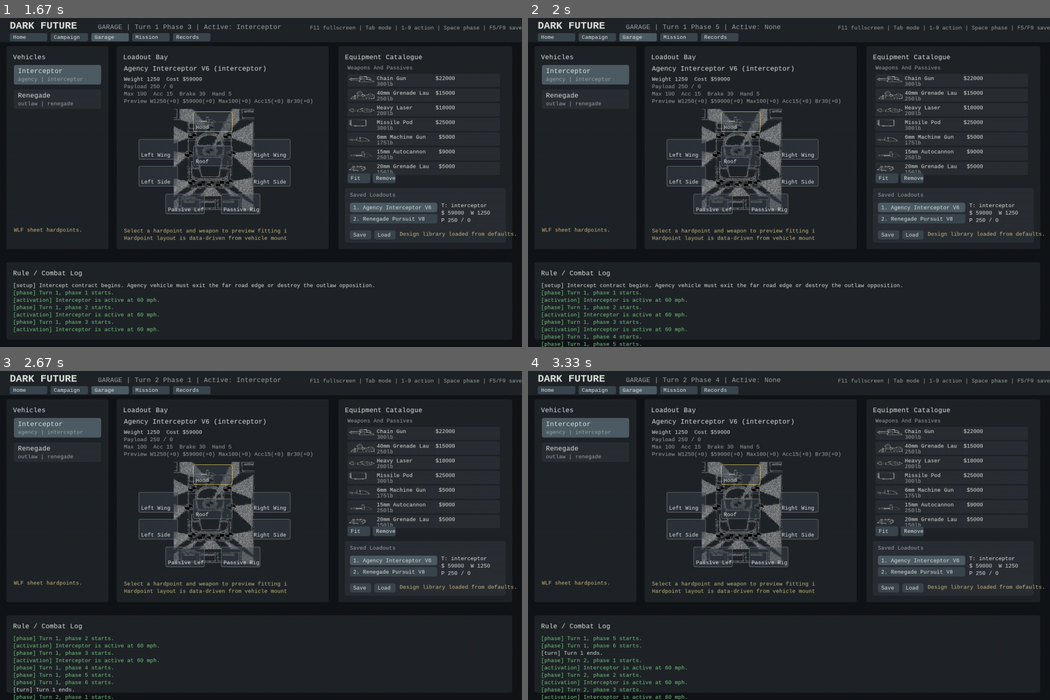
Above: before the commit, frames 1-4 (two rows, left to right).
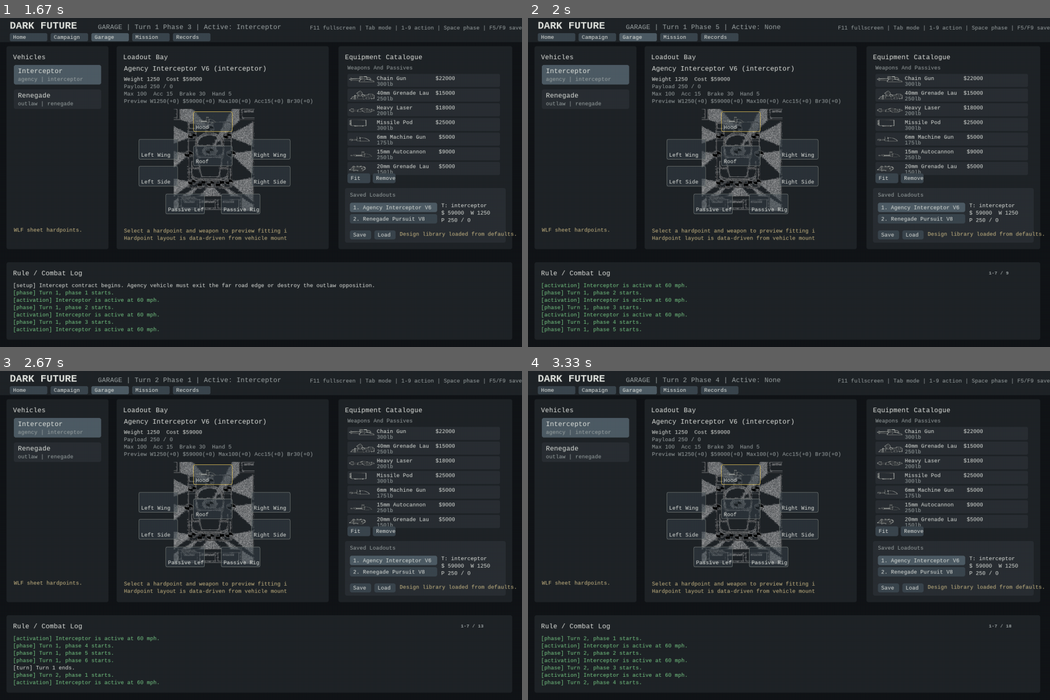
Above: after the commit, the same moments.

Repository: NiftyratZoho/DarkFuture
Game: pygame game, started from main.py
The game is run twice, just before and just after one commit, with the same random seed, the same clock (stepped at 60 frames per second) and the same inputs.
Inputs (mouse positions are in pixels of both pictures, inside the frame that each line leads up to):
- Up to frame 1 (1.67 s): click (261, 179) at 0.38 s; click (109, 37) at 0.72 s; tap Space at 1, 1.4 s
- Up to frame 2 (2 s): tap Space at 1.7, 1.9 s
- Up to frame 3 (2.67 s): tap Space at 2.23, 2.53 s
- Up to frame 4 (3.33 s): tap Space at 2.73, 3.03, 3.3 s

Frame 1 is identical in both runs. In frame 2, 0.8% of the frame differs, in the area x 2-93%, y 76-100%; in frame 3, 0.8%; in frame 4, 1.1%.

Commit message:
Fix shoot movement and log scrolling

Diff:
--- a/dark_future/engine.py
+++ b/dark_future/engine.py
@@ -96,6 +96,7 @@
     rocket_booster_mode: str | None = None
     rocket_booster_cruise_mph: int | None = None
     rocket_booster_disabled: bool = False
+    action_cancelled_this_phase: bool = False
 
     @property
     def lane_rows(self) -> tuple[int, int]:
@@ -395,6 +396,7 @@
 def start_phase(state: GameState) -> None:
     for vehicle in state.vehicles:
         vehicle.acted_this_phase = False
+        vehicle.action_cancelled_this_phase = False
     state.logs.append(LogEntry(f"Turn {state.turn}, phase {state.phase} starts.", "phase", PHASE_SOURCE))
     choose_next_actor(state)
 
@@ -702,6 +704,7 @@
     )
     if result.speed_loss_mph:
         vehicle.mph = max(0, vehicle.mph - result.speed_loss_mph)
+        vehicle.action_cancelled_this_phase = True
         state.logs.append(
             LogEntry(
                 f"{vehicle.label} panic brakes to {vehicle.mph} mph.",
@@ -711,6 +714,7 @@
         )
     if result.control_lost:
         vehicle.control_state = "out_of_control"
+        vehicle.action_cancelled_this_phase = True
         state.logs.append(
             LogEntry(
                 f"{vehicle.label} loses control.",
@@ -1132,11 +1136,12 @@
     return damage
 
 
-def apply_shoot(state: GameState, shooter: Vehicle) -> None:
+def apply_shoot(state: GameState, shooter: Vehicle, *, finish_activation: bool = True) -> None:
     targets = shoot_targets(state, shooter)
     if not targets:
         state.logs.append(LogEntry(f"{shooter.label} has no target in its forward corridor.", "shoot", SHOOT_SOURCE))
-        _finish_activation(state, shooter)
+        if finish_activation:
+            _finish_activation(state, shooter)
         return
     target = min(targets, key=lambda item: _distance_spaces(state, shooter, item))
     hit_roll = state.dice.d6()
@@ -1160,7 +1165,8 @@
         )
     else:
         state.logs.append(LogEntry(f"{shooter.label} misses.", "shoot", SHOOT_SOURCE))
-    _finish_activation(state, shooter)
+    if finish_activation:
+        _finish_activation(state, shooter)
 
 
 def resolve_ram(state: GameState, rammer: Vehicle, target: Vehicle) -> None:
@@ -1375,9 +1381,6 @@
             vehicle.mph = max(0, vehicle.mph - 10)
             state.logs.append(LogEntry(f"{vehicle.label} remains out of control ({result.effect}) and slows to {vehicle.mph} mph.", "control-loss", HAZARD_SOURCE))
         _finish_activation(state, vehicle)
-        return
-    if action_id == "shoot":
-        apply_shoot(state, vehicle)
         return
     if action_id == "drop_oil":
         drop_marker(state, vehicle, "oil")
@@ -1501,6 +1504,11 @@
     )
     check_passive_markers_on_exit(state, vehicle, old[0], old[1], old[2])
     check_movement_hazards(state, vehicle, action_id, old_section=old[0], old_lane_pair=old[2])
+    if action_id == "shoot":
+        if vehicle.control_state == "controlled" and not vehicle.action_cancelled_this_phase:
+            apply_shoot(state, vehicle, finish_activation=False)
+        else:
+            state.logs.append(LogEntry(f"{vehicle.label}'s shooting action is cancelled by hazards.", "shoot", SHOOT_SOURCE))
     _finish_activation(state, vehicle)
 
 
--- a/dark_future/ui_pygame.py
+++ b/dark_future/ui_pygame.py
@@ -145,6 +145,7 @@
         self.selected_catalog_id: str | None = None
         self.selected_design_index = 0
         self.board_zoom = 1.0
+        self.log_scroll = 0
         self.design_specs = self._default_design_specs()
         self.design_status = "Design library loaded from defaults."
         self.ui_status = "Choose Mission, then click an action button or press 1-9."
@@ -238,7 +239,9 @@
                     self._apply_game_action(self.action_buttons[index].action_id)
         elif event.type == pygame.MOUSEWHEEL:
             pos = pygame.Vector2(self._display_to_canvas(pygame.mouse.get_pos()))
-            if self._board_view_rect().collidepoint(pos) and self._current_screen() in {"tactical", "debug"}:
+            if self._log_rect().collidepoint(pos) and self._current_screen() not in {"home", "mission_menu", "mission_new", "mission_load"}:
+                self._scroll_log(event.y)
+            elif self._board_view_rect().collidepoint(pos) and self._current_screen() in {"tactical", "debug"}:
                 self._zoom_board(event.y)
         elif event.type == pygame.VIDEORESIZE:
             self.display = pygame.display.set_mode(event.size, pygame.RESIZABLE)
@@ -1109,13 +1112,42 @@
             self.screen.blit(self.small.render(line, True, COLORS["debug"]), (x + 16, 500 + i * 22))
 
     def _draw_log(self) -> None:
-        log = build_log_model(self.state)
-        pygame.draw.rect(self.screen, COLORS["panel"], (16, LOG_Y, 1240, 190), border_radius=4)
+        log = build_log_model(self.state, limit=len(self.state.logs))
+        rect = self._log_rect()
+        pygame.draw.rect(self.screen, COLORS["panel"], rect, border_radius=4)
         self.screen.blit(self.font.render(log.title, True, COLORS["text"]), (32, LOG_Y + 18))
-        for i, entry in enumerate(log.entries):
+        entries = self._visible_log_entries(log.entries)
+        previous_clip = self.screen.get_clip()
+        self.screen.set_clip(rect)
+        for i, entry in enumerate(entries):
             color = COLORS["debug"] if entry.kind in {"phase", "activation"} else COLORS["text"]
             text = f"[{entry.kind}] {entry.message}"
             self.screen.blit(self.small.render(text[:148], True, color), (32, LOG_Y + 50 + i * 18))
+        self.screen.set_clip(previous_clip)
+        if self._max_log_scroll(log.entries) > 0:
+            position = f"{self.log_scroll + 1}-{self.log_scroll + len(entries)} / {len(log.entries)}"
+            self.screen.blit(self.tiny.render(position, True, COLORS["muted"]), (1130, LOG_Y + 20))
+
+    def _log_rect(self) -> pygame.Rect:
+        return pygame.Rect(16, LOG_Y, 1240, 190)
+
+    def _log_visible_line_count(self) -> int:
+        return 7
+
+    def _max_log_scroll(self, entries) -> int:
+        return max(0, len(entries) - self._log_visible_line_count())
+
+    def _scroll_log(self, wheel_delta: int) -> None:
+        max_scroll = self._max_log_scroll(self.state.logs)
+        self.log_scroll = max(0, min(max_scroll, self.log_scroll + wheel_delta))
+
+    def _visible_log_entries(self, entries):
+        visible = self._log_visible_line_count()
+        max_scroll = self._max_log_scroll(entries)
+        self.log_scroll = max(0, min(max_scroll, self.log_scroll))
+        end = len(entries) - self.log_scroll
+        start = max(0, end - visible)
+        return entries[start:end]
 
     def _present(self) -> None:
         display_w, display_h = self.display.get_size()
--- a/tests/test_engine.py
+++ b/tests/test_engine.py
@@ -357,22 +357,45 @@
         state = new_game()
         agency = vehicle_by_id(state, "agency-1")
         outlaw = vehicle_by_id(state, "outlaw-1")
-        outlaw.section = agency.section + 1
-        outlaw.space = agency.space
+        outlaw.section = agency.section
+        outlaw.space = agency.space + 2
         outlaw.lane_pair = agency.lane_pair
         state.dice.queue = [5, 6]
 
         apply_action(state, "shoot")
 
+        self.assertEqual((agency.section, agency.space), (1, 2))
         self.assertLess(outlaw.damage, 18)
         self.assertTrue(any(entry.kind == "damage" for entry in state.logs))
 
+    def test_shooting_is_cancelled_if_movement_hazard_causes_control_loss(self):
+        state = new_game()
+        agency = vehicle_by_id(state, "agency-1")
+        outlaw = vehicle_by_id(state, "outlaw-1")
+        agency.section = 3
+        agency.space = 1
+        agency.lane_pair = 1
+        agency.mph = 90
+        agency.handling = 0
+        agency.driver_skill = 0
+        outlaw.section = 3
+        outlaw.space = 3
+        outlaw.lane_pair = 1
+        state.dice.queue = [6, 6, 6]
+
+        apply_action(state, "shoot")
+
+        self.assertEqual((agency.section, agency.space), (3, 2))
+        self.assertEqual(agency.control_state, "out_of_control")
+        self.assertEqual(outlaw.damage, 18)
+        self.assertTrue(any("shooting action is cancelled" in entry.message for entry in state.logs))
+
     def test_shooting_can_destroy_target_and_end_game(self):
         state = new_game()
         agency = vehicle_by_id(state, "agency-1")
         outlaw = vehicle_by_id(state, "outlaw-1")
-        outlaw.section = agency.section + 1
-        outlaw.space = agency.space
+        outlaw.section = agency.section
+        outlaw.space = agency.space + 2
         outlaw.lane_pair = agency.lane_pair
         outlaw.damage = 2
         state.dice.queue = [5, 6]
--- a/tests/test_ui_pygame_flow.py
+++ b/tests/test_ui_pygame_flow.py
@@ -9,7 +9,7 @@
 import pygame
 
 from dark_future import ui_pygame
-from dark_future.engine import save_game
+from dark_future.engine import LogEntry, save_game
 from dark_future.track_layout import curve_lane_boundary_radii
 
 
@@ -185,6 +185,18 @@
         self.assertEqual(tuple(app.state.track_section_types), before)
         self.assertNotIn("Track", [button.label for button in app.buttons])
 
+    def test_log_panel_scrolls_independently_of_board_zoom(self):
+        app = ui_pygame.App()
+        app._set_screen("tactical")
+        app.state.logs = [LogEntry(f"line {index}", "test") for index in range(12)]
+        before_zoom = app.board_zoom
+
+        app._scroll_log(3)
+
+        self.assertEqual(app.board_zoom, before_zoom)
+        self.assertEqual(app.log_scroll, 3)
+        self.assertEqual([entry.message for entry in app._visible_log_entries(tuple(app.state.logs))][0], "line 2")
+
 
 if __name__ == "__main__":
     unittest.main()
